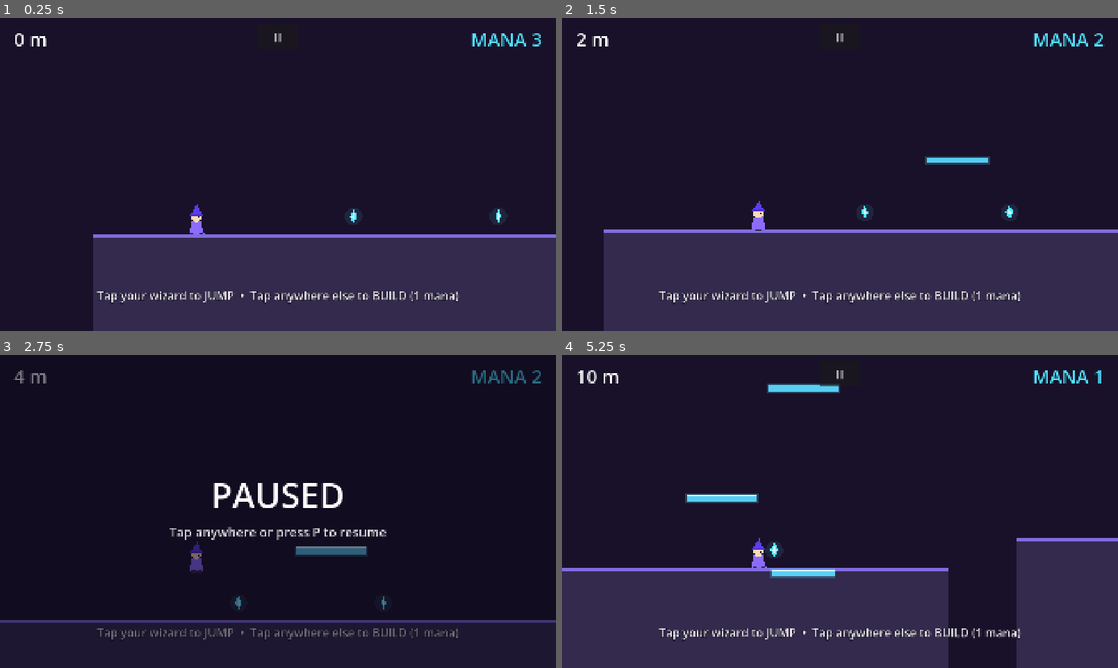
Above: before the commit, frames 1-4 (two rows, left to right).
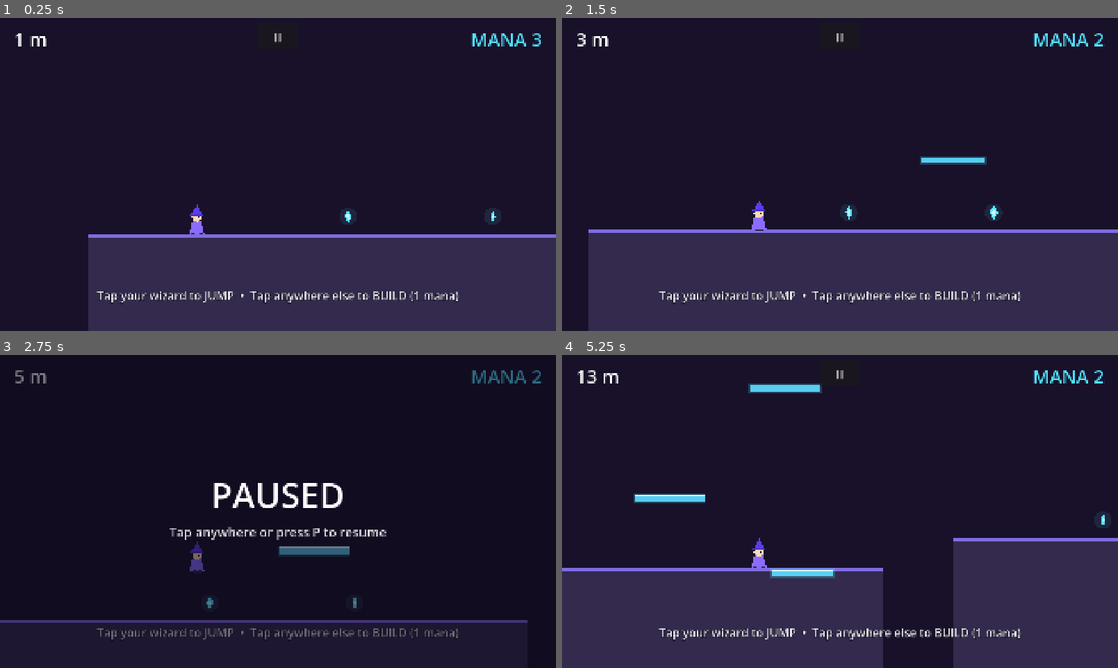
Above: after the commit, the same moments.

Repository: Larper/spellbros_mobile
Game: Godot game, scene res://scenes/main.tscn
The game is run twice, just before and just after one commit, with the same random seed, the same clock (stepped at 60 frames per second) and the same inputs.
Inputs (mouse positions are in pixels of both pictures, inside the frame that each line leads up to):
- Up to frame 1 (0.25 s): no input
- Up to frame 2 (1.5 s): click "II" at 0.5 s; tap Enter at 1.25 s; move the mouse to (962, 158) at 1.27 s; tap P at 1.35 s; click (962, 158) at 1.42 s
- Up to frame 3 (2.75 s): tap Space at 1.52 s; click "II" at 2 s
- Up to frame 4 (5.25 s): tap Enter at 2.75, 4.25, 5 s; move the mouse to (728, 527) at 2.77 s; tap R at 2.85, 5.1 s; click (728, 527) at 2.92 s; tap Space at 3.02 s; click "II" at 3.5 s; move the mouse to (895, 442) at 4.27 s; tap P at 4.35 s; click (895, 442) at 4.42 s; move the mouse to (812, 574) at 5.02 s; click (812, 574) at 5.17 s

The runs differ from the first frame. In frame 1, 0.4% of the frame differs, in the area x 2-91%, y 4-100%; in frame 2, 1.1%; in frame 3, 0.4%; in frame 4, 9.0%, in the area x 4-98%, y 4-100%.

Commit message:
Increase base run speed by 20% (390 -> 470)
The opening stretch was too slow to be engaging; the speed-ramp phase
still climbs to the same 780 cap.

Co-Authored-By: Claude Fable 5 <noreply@anthropic.com>

Diff:
--- a/scripts/main.gd
+++ b/scripts/main.gd
@@ -81,8 +81,8 @@
 
 func run_speed_for(d: float) -> float:
 	if d < TerrainSpawner.PHASE_SPEED:
-		return 390.0
-	return minf(390.0 + (d - TerrainSpawner.PHASE_SPEED) * 0.9, 780.0)
+		return 470.0
+	return minf(470.0 + (d - TerrainSpawner.PHASE_SPEED) * 0.9, 780.0)
 
 
 func _unhandled_input(event: InputEvent) -> void:
--- a/scripts/player.gd
+++ b/scripts/player.gd
@@ -15,7 +15,7 @@
 const JUMP_BUFFER := 0.12
 const STOMP_BOUNCE := -880.0
 
-var run_speed := 390.0
+var run_speed := 470.0
 var dead := false
 var coyote := 0.0
 var jump_buffer := 0.0
--- a/tests/smoke_test.gd
+++ b/tests/smoke_test.gd
@@ -44,7 +44,7 @@
 	print("TEST nomana: coins=%d (expect 0, no free platform)" % main.coins)
 
 	# speed phases: flat until 190 m, then ramps, capped at 780
-	print("TEST speed: d=100 %.0f (expect 390) | d=260 %.0f (expect 453) | d=700 %.0f (expect 780)" % [
+	print("TEST speed: d=100 %.0f (expect 470) | d=260 %.0f (expect 533) | d=700 %.0f (expect 780)" % [
 		main.run_speed_for(100.0), main.run_speed_for(260.0), main.run_speed_for(700.0)])
 
 	# pause freezes the world, resume unfreezes it
